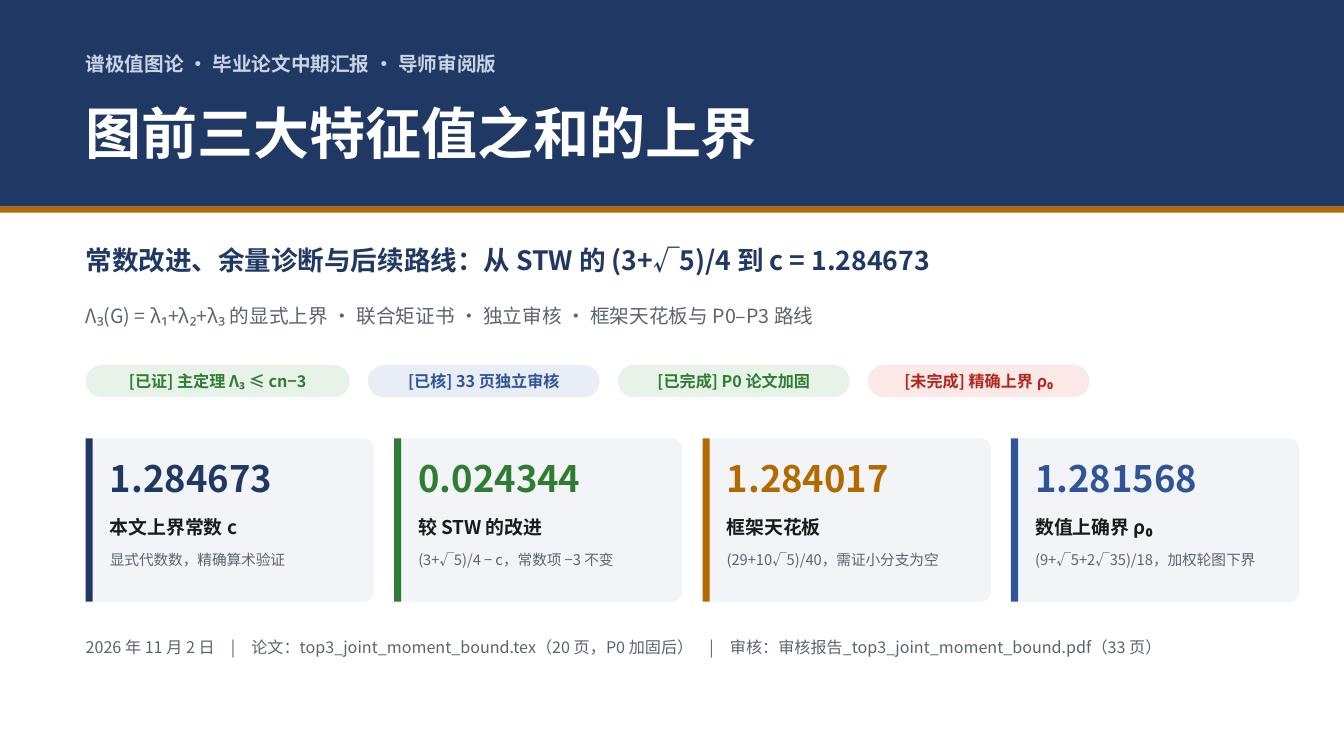
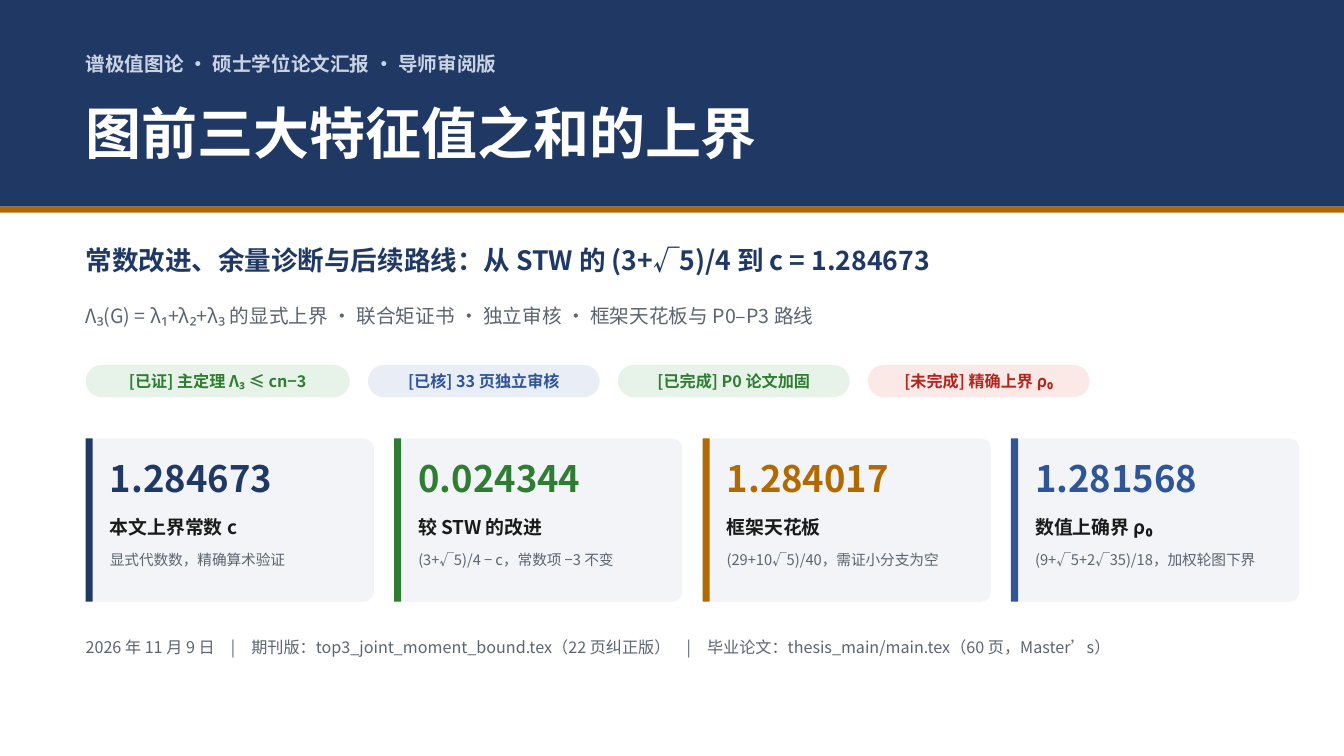
Before and after one commit to jhy28740-jhy/graph-theory-study, a slide deck: slide 1 of paper/reports/汇报_前三大特征值上界_20261102/汇报PPT_自编译_前三大特征值上界_20261102.pptx. Drawn at 1344x756 pixels with LibreOffice and Linux fonts; fonts in the diff are those of the drawing. Boxes give left, top, right and bottom in pixels: in the first picture for what was removed or moved away, otherwise in the second. Text is boxed around its words. In the diff, an @@ line names an element or a change of style, - is before the commit and + after.

Commit message:
reports: 26-slide deck and manuscript; add graph-limit bridge section, master framing, scope and novelty disclosures

```diff
--- a/paper/reports/汇报_前三大特征值上界_20261102/汇报PPT_自编译_前三大特征值上界_20261102.pptx
+++ b/paper/reports/汇报_前三大特征值上界_20261102/汇报PPT_自编译_前三大特征值上界_20261102.pptx
@@ text at (86, 54, 496, 73): text changed @@
-谱极值图论 · 毕业论文中期汇报 · 导师审阅版
+谱极值图论 · 硕士学位论文汇报 · 导师审阅版
@@ text at (86, 639, 1110, 657): text changed @@
-2026 年 11 月 2 日 | 论文：top3_joint_moment_bound.tex（20 页，P0 加固后） | 审核：审核报告_top3_joint_moment_bound.pdf（33 页）
+2026 年 11 月 9 日 | 期刊版：top3_joint_moment_bound.tex（22 页纠正版） | 毕业论文：thesis_main/main.tex（60 页，Master’s）
```
Also in this commit, not shown: 23 other slides changed, 2 slides added, 6 other files.
